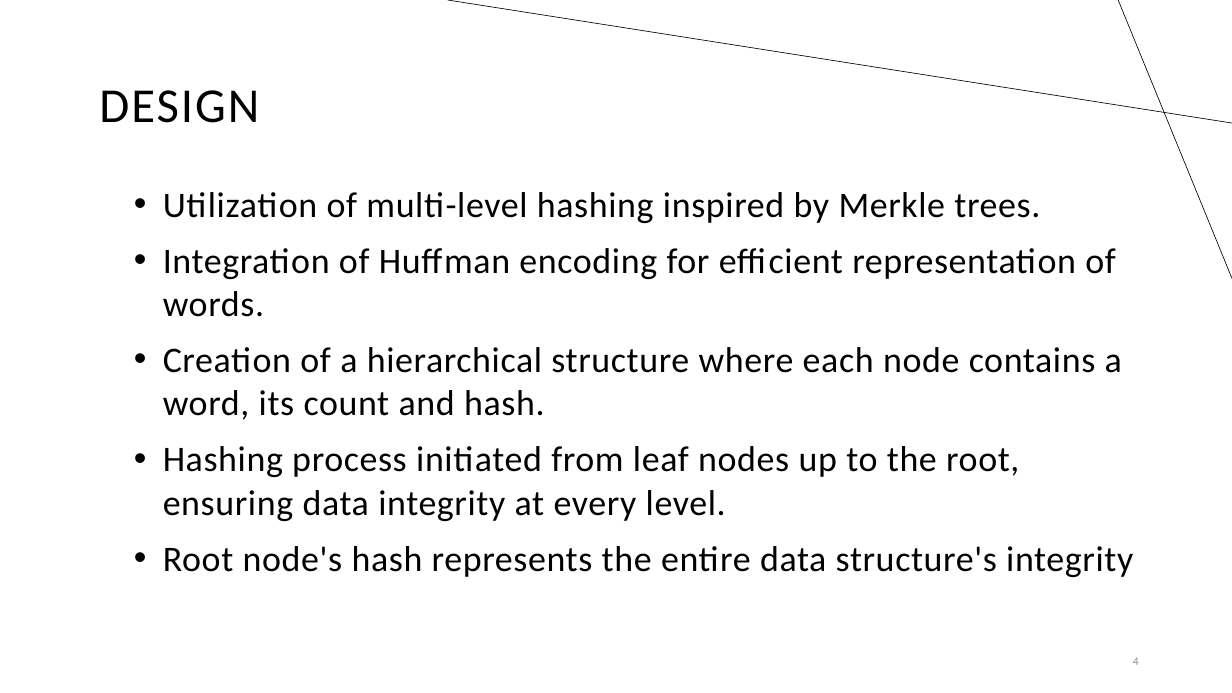
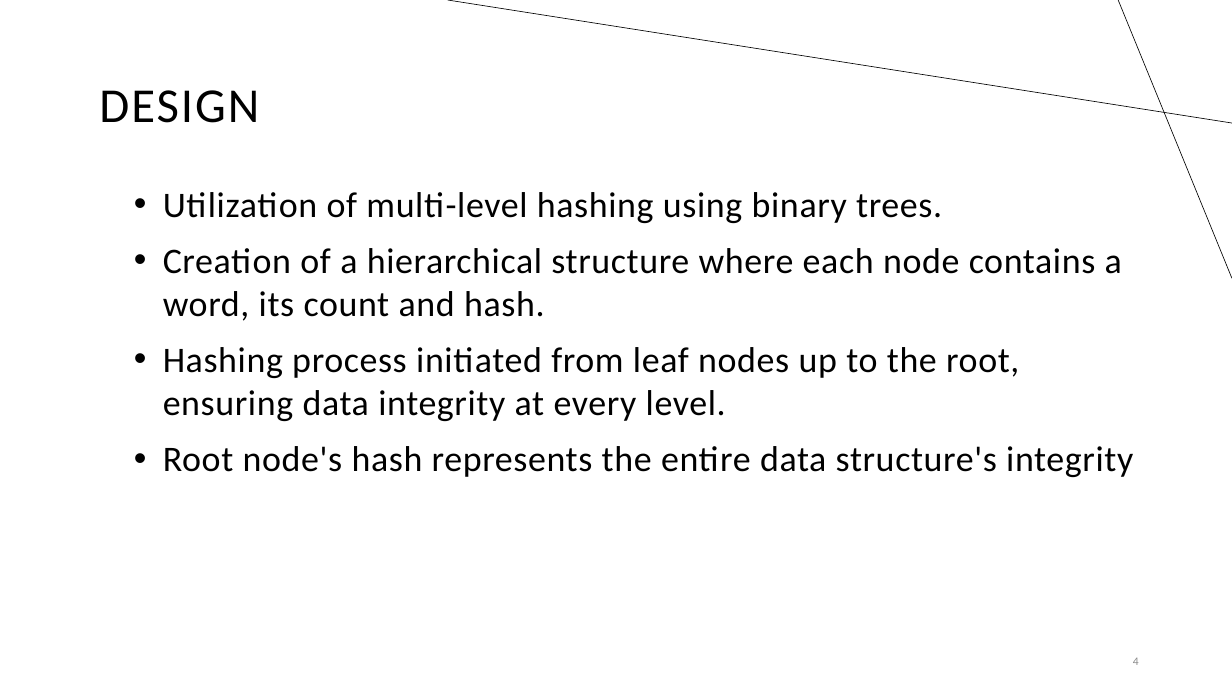
Before and after one commit to umar-tariq-1/Multi-Level-Hashing, a slide deck: slide 4 of Multi-Level-Hashing.pptx. Drawn at 1232x693 pixels with LibreOffice and Linux fonts; fonts in the diff are those of the drawing. Boxes give left, top, right and bottom in pixels: in the first picture for what was removed or moved away, otherwise in the second. Text is boxed around its words. In the diff, an @@ line names an element or a change of style, - is before the commit and + after.

```diff
--- a/Multi-Level-Hashing.pptx
+++ b/Multi-Level-Hashing.pptx
@@ text at [163,192,942,223]: text changed @@
-• Utilization of multi-level hashing inspired by Merkle trees.
-• Integration of Huffman encoding for efficient representation of words.
+• Utilization of multi-level hashing using binary trees.
```
Also in this commit, not shown: 6 other slides changed, 1 slide added, 1 slide removed, 14 other files.
